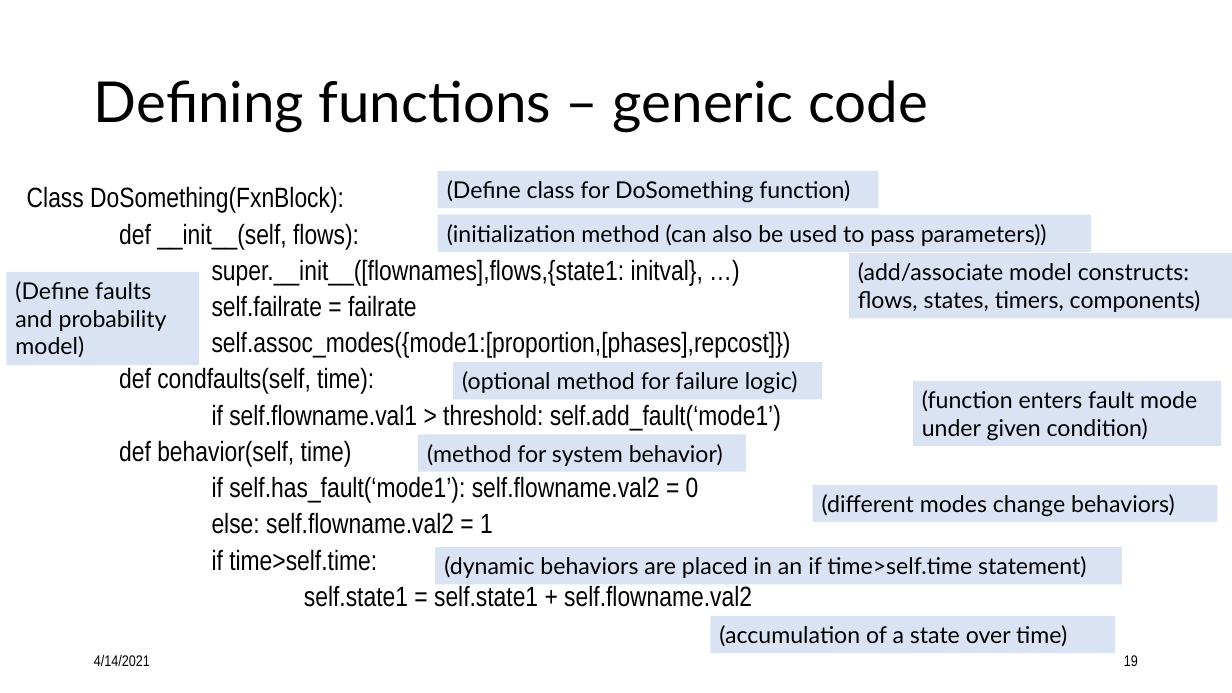
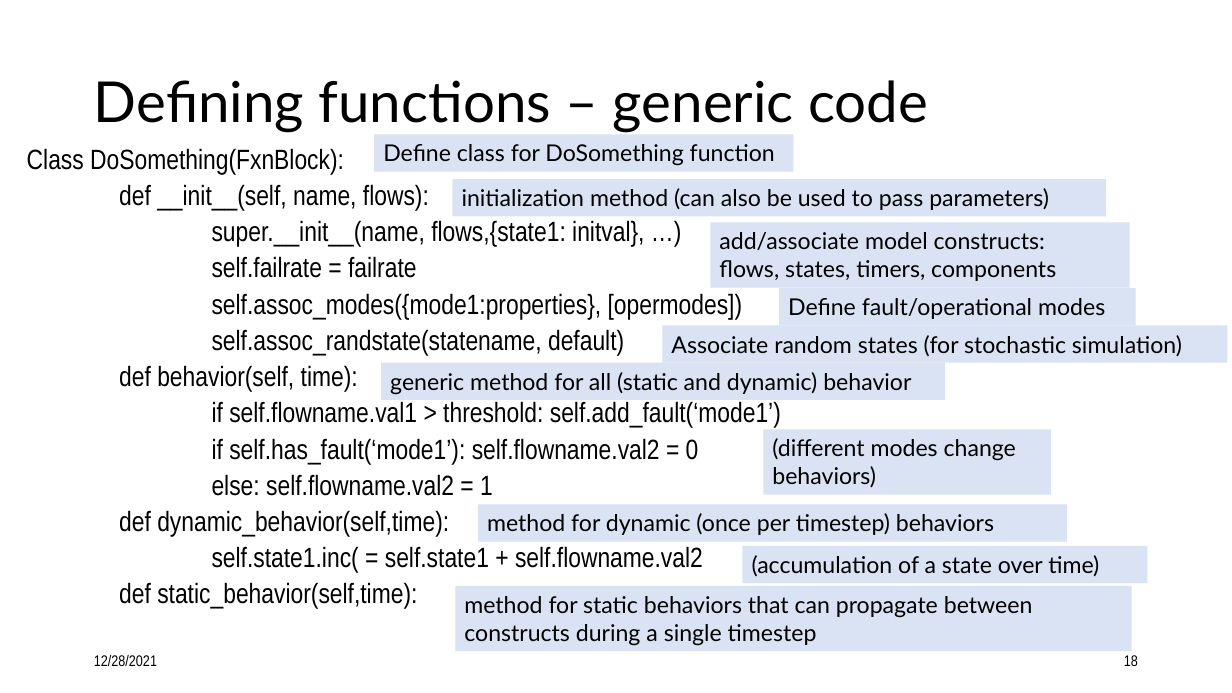
Before and after one commit to nasa/fmdtools, a slide deck: slide 18 of docs/Intro to fmdtools.pptx (slide 19 before the commit). Drawn at 1232x693 pixels with LibreOffice and Linux fonts; fonts in the diff are those of the drawing. Boxes give left, top, right and bottom in pixels: in the first picture for what was removed or moved away, otherwise in the second. Text is boxed around its words. In the diff, an @@ line names an element or a change of style, - is before the commit and + after.

Commit message:
Updating Documentation
- adding new functions to module descriptions
-update notebooks
- removing deprecated documentation

```diff
--- a/docs/Intro to fmdtools.pptx
+++ b/docs/Intro to fmdtools.pptx
@@ text "Class DoSomething(FxnBlock):" moved from (x1=27, y1=186, x2=791, y2=607) to (x1=27, y1=148, x2=781, y2=609) @@
@@ rectangle "Define class for DoSomething function" resized from (x1=438, y1=171, x2=879, y2=208) to (x1=374, y1=134, x2=794, y2=171) @@
@@ text in rectangle at (x1=383, y1=144, x2=775, y2=166): text changed @@
-(Define class for DoSomething function)
+Define class for DoSomething function
@@ rectangle "initialization method (can also be ..." moved from (x1=438, y1=214, x2=1092, y2=251) to (x1=453, y1=179, x2=1106, y2=216) @@
@@ text at (x1=119, y1=184, x2=644, y2=247): text changed @@
-def __init__(self, flows):
-super.__init__([flownames],flows,{state1: initval}, …)
+def __init__(self, name, flows):
+super.__init__(name, flows,{state1: initval}, …)
@@ text in rectangle at (x1=462, y1=188, x2=1049, y2=210): text changed @@
-(initialization method (can also be used to pass parameters))
+initialization method (can also be used to pass parameters)
@@ rectangle "add/associate model constructs:" resized from (x1=849, y1=253, x2=1232, y2=319) to (x1=711, y1=223, x2=1130, y2=288) @@
@@ text in rectangle at (x1=719, y1=232, x2=1056, y2=281): text changed @@
-(add/associate model constructs:
-flows, states, timers, components)
+add/associate model constructs:
+flows, states, timers, components
@@ rectangle removed at (x1=6, y1=272, x2=200, y2=365) @@
-(Define faults and probability model)
@@ text at (x1=119, y1=293, x2=743, y2=392): text changed @@
-self.assoc_modes({mode1:[proportion,[phases],repcost]})
-def condfaults(self, time):
+self.assoc_modes({mode1:properties}, [opermodes])
+self.assoc_randstate(statename, default)
+def behavior(self, time):
@@ text added at (x1=788, y1=298, x2=1105, y2=319), 18 pt, text #000000 @@
+Define fault/operational modes
@@ rectangle added at (x1=663, y1=325, x2=1228, y2=362), fill #DAE3F3, 18 pt, text #000000 @@
+Associate random states (for stochastic simulation)
@@ rectangle "generic method for all (static ..." resized from (x1=419, y1=434, x2=747, y2=471) to (x1=381, y1=363, x2=945, y2=400) @@
@@ text in rectangle at (x1=390, y1=372, x2=911, y2=395): text changed @@
-(method for system behavior)
+generic method for all (static and dynamic) behavior
@@ rectangle removed at (x1=453, y1=362, x2=822, y2=399) @@
-(optional method for failure logic)
@@ rectangle removed at (x1=913, y1=381, x2=1222, y2=446) @@
-(function enters fault mode under given condition)
@@ text at (x1=119, y1=440, x2=352, y2=467): paragraph removed @@
-def behavior(self, time)
@@ rectangle "(different modes change behaviors)" resized from (x1=812, y1=485, x2=1217, y2=522) to (x1=763, y1=430, x2=1051, y2=495) @@
@@ rectangle "method for dynamic (once per ..." resized from (x1=435, y1=547, x2=1122, y2=584) to (x1=478, y1=505, x2=1067, y2=542) @@
@@ text at (x1=119, y1=510, x2=703, y2=609): text changed @@
-if time>self.time:
-self.state1 = self.state1 + self.flowname.val2
+def dynamic_behavior(self,time):
+self.state1.inc( = self.state1 + self.flowname.val2
+def static_behavior(self,time):
@@ text in rectangle at (x1=487, y1=513, x2=994, y2=535): text changed @@
-(dynamic behaviors are placed in an if time>self.time statement)
+method for dynamic (once per timestep) behaviors
@@ rectangle "(accumulation of a state over ..." moved from (x1=711, y1=616, x2=1116, y2=653) to (x1=743, y1=546, x2=1148, y2=583) @@
@@ rectangle added at (x1=456, y1=586, x2=1132, y2=652), fill #DAE3F3, 18 pt, text #000000 @@
+method for static behaviors that can propagate between constructs during a single timestep
@@ text at (x1=94, y1=655, x2=157, y2=666): text changed @@
-4/14/2021
+12/28/2021
@@ page number at (x1=1124, y1=655, x2=1138, y2=666): text changed @@
-19
+18
```
Also in this commit, not shown: 32 other slides changed, 5 slides added, 3 slides removed, 14 other files.
